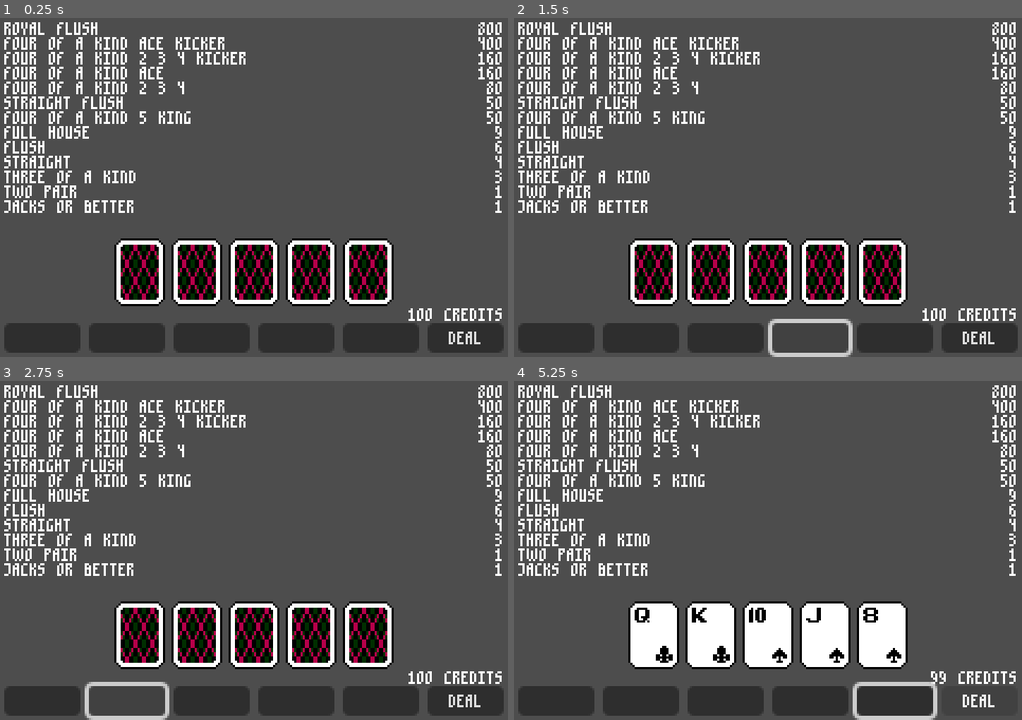
Above: before the commit, frames 1-4 (two rows, left to right).
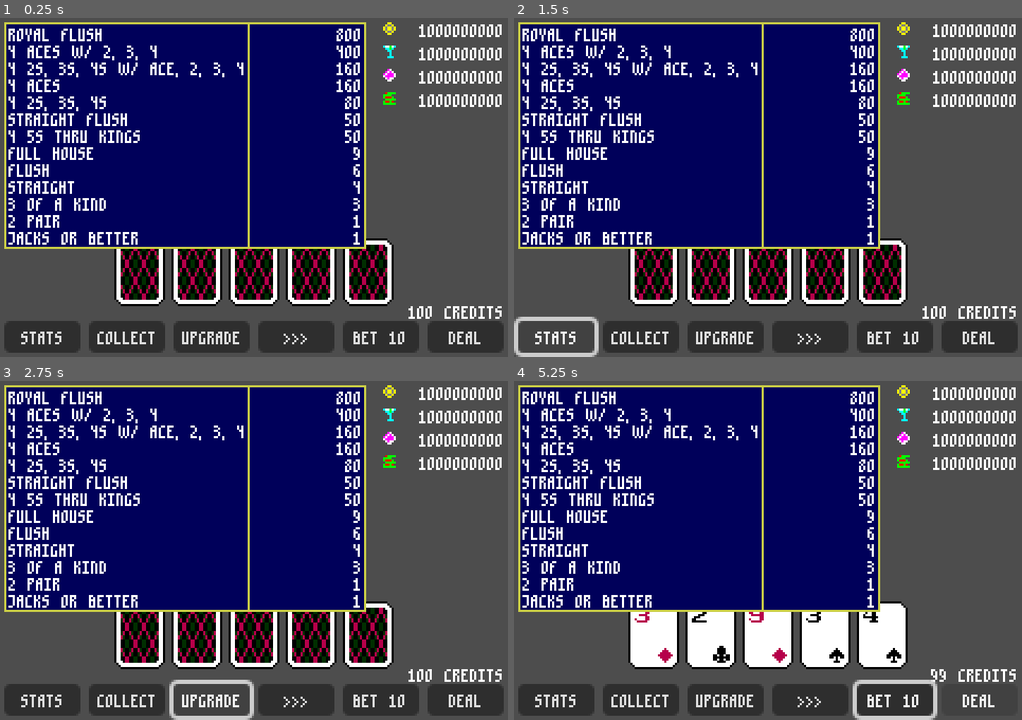
Above: after the commit, the same moments.

Repository: snekky-studios/video_poker_idle
Game: Godot game, scene res://main/main.tscn
The game is run twice, just before and just after one commit, with the same random seed, the same clock (stepped at 60 frames per second) and the same inputs.
Inputs (mouse positions are in pixels of both pictures, inside the frame that each line leads up to; where the layout moved, square brackets give the same spot in the first picture):
- Up to frame 1 (0.25 s): no input
- Up to frame 2 (1.5 s): click (641, 336) [554, 336] at 0.5 s; click (554, 336) [808, 336] at 1.25 s
- Up to frame 3 (2.75 s): click (213, 699) [127, 699] at 2 s
- Up to frame 4 (5.25 s): click (808, 699) [727, 699] at 2.75 s; click (895, 699) at 3.5 s; click "DEAL" at 4.25 s; click "DRAW" at 5 s

The runs differ from the first frame. In frame 1, 50% of the frame differs, in the area x 0-99%, y 1-97%; in frame 2, 51%, in the area x 0-99%, y 1-100%; in frame 3, 51%; in frame 4, 51%.

Commit message:
added currency icons

Diff:
--- a/card/hand.gd
+++ b/card/hand.gd
@@ -24,7 +24,7 @@
 	FLUSH_FIVE
 }
 
-const RankName : Dictionary = {
+const RankName : Dictionary[Rank, String] = {
 	Rank.NONE : "NONE",
 	Rank.HIGH_CARD : "HIGH CARD",
 	Rank.PAIR : "PAIR",
--- a/common/themes/global_theme.tres
+++ b/common/themes/global_theme.tres
@@ -1,15 +1,29 @@
-[gd_resource type="Theme" load_steps=3 format=3 uid="uid://c5rf2f1jsuxci"]
+[gd_resource type="Theme" load_steps=4 format=3 uid="uid://c5rf2f1jsuxci"]
 
 [ext_resource type="FontFile" uid="uid://ddae84fcn4cff" path="res://common/fonts/m3x6.ttf" id="1_6fyk8"]
 
 [sub_resource type="FontVariation" id="FontVariation_6fyk8"]
 base_font = ExtResource("1_6fyk8")
-spacing_top = -5
+spacing_top = -4
 spacing_bottom = -2
+
+[sub_resource type="StyleBoxFlat" id="StyleBoxFlat_6fyk8"]
+content_margin_left = 2.0
+content_margin_top = 2.0
+content_margin_right = 2.0
+content_margin_bottom = 2.0
+bg_color = Color(0, 0, 0.352941, 1)
+border_width_left = 1
+border_width_top = 1
+border_width_right = 1
+border_width_bottom = 1
+border_color = Color(0.796078, 0.811765, 0.27451, 1)
 
 [resource]
 default_font = SubResource("FontVariation_6fyk8")
+Button/fonts/font = SubResource("FontVariation_6fyk8")
 MarginContainer/constants/margin_bottom = 2
 MarginContainer/constants/margin_left = 2
 MarginContainer/constants/margin_right = 2
 MarginContainer/constants/margin_top = 2
+PanelContainer/styles/panel = SubResource("StyleBoxFlat_6fyk8")
--- a/level/level.gd
+++ b/level/level.gd
@@ -44,8 +44,9 @@
 	state = value
 	match(state):
 		State.WAITING_TO_DEAL:
+			pass
+		State.DEALING:
 			data.deck.shuffle()
-		State.DEALING:
 			unhold_hand()
 			ui.pay_table.clear_highlights()
 			deal()
@@ -87,10 +88,8 @@
 func resolve_hand() -> void:
 	var hand_data : Array[CardData] = []
 	for card : Card in hand:
-		print(card._to_string())
 		hand_data.append(card.data)
 	var hand_rank : Hand.Rank = Hand.rank(hand_data)
-	print(Hand.RankName[hand_rank])
 	var payout : int = data.pay_table_data.get_payout(hand_rank)
 	money += payout
 	ui.set_payout_text(payout)
--- /dev/null
+++ b/level/ui/currency_list.tscn
@@ -0,0 +1,92 @@
+[gd_scene load_steps=5 format=3 uid="uid://c58184soyubtg"]
+
+[ext_resource type="Texture2D" uid="uid://rc4s4iqse1df" path="res://level/assets/currency_1.png" id="1_s7prm"]
+[ext_resource type="Texture2D" uid="uid://dt0l7jklpoqpl" path="res://level/assets/currency_2.png" id="2_wolu4"]
+[ext_resource type="Texture2D" uid="uid://cfmqifqjlh7b1" path="res://level/assets/currency_3.png" id="3_ieq27"]
+[ext_resource type="Texture2D" uid="uid://7dsncrej6dr7" path="res://level/assets/currency_4.png" id="4_nlc7c"]
+
+[node name="CurrencyList" type="Control"]
+layout_mode = 3
+anchors_preset = 15
+anchor_right = 1.0
+anchor_bottom = 1.0
+grow_horizontal = 2
+grow_vertical = 2
+
+[node name="MarginContainer" type="MarginContainer" parent="."]
+layout_mode = 1
+anchors_preset = 1
+anchor_left = 1.0
+anchor_right = 1.0
+offset_left = -4.0
+offset_bottom = 4.0
+grow_horizontal = 0
+theme_override_constants/margin_left = 2
+theme_override_constants/margin_top = 2
+theme_override_constants/margin_right = 2
+theme_override_constants/margin_bottom = 2
+
+[node name="VBoxContainer" type="VBoxContainer" parent="MarginContainer"]
+custom_minimum_size = Vector2(64, 0)
+layout_mode = 2
+
+[node name="HBoxContainerCurrency1" type="HBoxContainer" parent="MarginContainer/VBoxContainer"]
+layout_mode = 2
+
+[node name="TextureRect" type="TextureRect" parent="MarginContainer/VBoxContainer/HBoxContainerCurrency1"]
+layout_mode = 2
+size_flags_horizontal = 3
+texture = ExtResource("1_s7prm")
+stretch_mode = 3
+
+[node name="LabelCurrency1" type="Label" parent="MarginContainer/VBoxContainer/HBoxContainerCurrency1"]
+unique_name_in_owner = true
+custom_minimum_size = Vector2(40, 0)
+layout_mode = 2
+text = "1000000000"
+horizontal_alignment = 2
+
+[node name="HBoxContainerCurrency2" type="HBoxContainer" parent="MarginContainer/VBoxContainer"]
+layout_mode = 2
+
+[node name="TextureRect" type="TextureRect" parent="MarginContainer/VBoxContainer/HBoxContainerCurrency2"]
+layout_mode = 2
+size_flags_horizontal = 3
+texture = ExtResource("2_wolu4")
+stretch_mode = 3
+
+[node name="LabelCurrency2" type="Label" parent="MarginContainer/VBoxContainer/HBoxContainerCurrency2"]
+custom_minimum_size = Vector2(40, 0)
+layout_mode = 2
+text = "1000000000"
+horizontal_alignment = 2
+
+[node name="HBoxContainerCurrency3" type="HBoxContainer" parent="MarginContainer/VBoxContainer"]
+layout_mode = 2
+
+[node name="TextureRect" type="TextureRect" parent="MarginContainer/VBoxContainer/HBoxContainerCurrency3"]
+layout_mode = 2
+size_flags_horizontal = 3
+texture = ExtResource("3_ieq27")
+stretch_mode = 3
+
+[node name="LabelCurrency3" type="Label" parent="MarginContainer/VBoxContainer/HBoxContainerCurrency3"]
+custom_minimum_size = Vector2(40, 0)
+layout_mode = 2
+text = "1000000000"
+horizontal_alignment = 2
+
+[node name="HBoxContainerCurrency4" type="HBoxContainer" parent="MarginContainer/VBoxContainer"]
+layout_mode = 2
+
+[node name="TextureRect" type="TextureRect" parent="MarginContainer/VBoxContainer/HBoxContainerCurrency4"]
+layout_mode = 2
+size_flags_horizontal = 3
+texture = ExtResource("4_nlc7c")
+stretch_mode = 3
+
+[node name="LabelCurrency4" type="Label" parent="MarginContainer/VBoxContainer/HBoxContainerCurrency4"]
+custom_minimum_size = Vector2(40, 0)
+layout_mode = 2
+text = "1000000000"
+horizontal_alignment = 2
--- a/level/ui/level_ui.tscn
+++ b/level/ui/level_ui.tscn
@@ -1,7 +1,8 @@
-[gd_scene load_steps=3 format=3 uid="uid://bn2sqocpkdasq"]
+[gd_scene load_steps=4 format=3 uid="uid://bn2sqocpkdasq"]
 
 [ext_resource type="Script" uid="uid://27uppdithiow" path="res://level/ui/level_ui.gd" id="1_jdrio"]
 [ext_resource type="PackedScene" uid="uid://cut4p2vuxvwhs" path="res://pay_table/pay_table.tscn" id="2_b6tlu"]
+[ext_resource type="PackedScene" uid="uid://c58184soyubtg" path="res://level/ui/currency_list.tscn" id="3_t5fwx"]
 
 [node name="LevelUI" type="Control"]
 layout_mode = 3
@@ -18,21 +19,10 @@
 layout_mode = 1
 mouse_filter = 2
 
-[node name="HBoxContainer" type="HBoxContainer" parent="."]
+[node name="CurrencyList" parent="." instance=ExtResource("3_t5fwx")]
 layout_mode = 1
-anchors_preset = 12
-anchor_top = 1.0
-anchor_right = 1.0
-anchor_bottom = 1.0
-grow_horizontal = 2
-grow_vertical = 0
 
-[node name="VBoxContainerDealDrawMoney" type="VBoxContainer" parent="HBoxContainer"]
-custom_minimum_size = Vector2(57, 23)
-layout_mode = 2
-theme_override_constants/separation = 3
-
-[node name="MarginContainer" type="MarginContainer" parent="."]
+[node name="MarginContainerButtons" type="MarginContainer" parent="."]
 layout_mode = 1
 anchors_preset = 12
 anchor_top = 1.0
@@ -42,54 +32,59 @@
 grow_horizontal = 2
 grow_vertical = 0
 
-[node name="VBoxContainer" type="VBoxContainer" parent="MarginContainer"]
+[node name="VBoxContainer" type="VBoxContainer" parent="MarginContainerButtons"]
 layout_mode = 2
 size_flags_horizontal = 3
 theme_override_constants/separation = 1
 
-[node name="HBoxContainerText" type="HBoxContainer" parent="MarginContainer/VBoxContainer"]
+[node name="HBoxContainerText" type="HBoxContainer" parent="MarginContainerButtons/VBoxContainer"]
 layout_mode = 2
 
-[node name="LabelPayout" type="Label" parent="MarginContainer/VBoxContainer/HBoxContainerText"]
+[node name="LabelPayout" type="Label" parent="MarginContainerButtons/VBoxContainer/HBoxContainerText"]
 unique_name_in_owner = true
 layout_mode = 2
 size_flags_horizontal = 3
 
-[node name="LabelMoney" type="Label" parent="MarginContainer/VBoxContainer/HBoxContainerText"]
+[node name="LabelMoney" type="Label" parent="MarginContainerButtons/VBoxContainer/HBoxContainerText"]
 unique_name_in_owner = true
 layout_mode = 2
 size_flags_horizontal = 3
 text = "100000 CREDITS"
 horizontal_alignment = 2
 
-[node name="HBoxContainerButtons" type="HBoxContainer" parent="MarginContainer/VBoxContainer"]
+[node name="HBoxContainerButtons" type="HBoxContainer" parent="MarginContainerButtons/VBoxContainer"]
 layout_mode = 2
 
-[node name="Button0" type="Button" parent="MarginContainer/VBoxContainer/HBoxContainerButtons"]
+[node name="Button3" type="Button" parent="MarginContainerButtons/VBoxContainer/HBoxContainerButtons"]
 layout_mode = 2
 size_flags_horizontal = 3
+text = "STATS"
 
-[node name="Button1" type="Button" parent="MarginContainer/VBoxContainer/HBoxContainerButtons"]
+[node name="Button0" type="Button" parent="MarginContainerButtons/VBoxContainer/HBoxContainerButtons"]
 layout_mode = 2
 size_flags_horizontal = 3
+text = "COLLECT"
 
-[node name="Button2" type="Button" parent="MarginContainer/VBoxContainer/HBoxContainerButtons"]
+[node name="Button1" type="Button" parent="MarginContainerButtons/VBoxContainer/HBoxContainerButtons"]
 layout_mode = 2
 size_flags_horizontal = 3
+text = "UPGRADE"
 
-[node name="Button3" type="Button" parent="MarginContainer/VBoxContainer/HBoxContainerButtons"]
+[node name="Button2" type="Button" parent="MarginContainerButtons/VBoxContainer/HBoxContainerButtons"]
 layout_mode = 2
 size_flags_horizontal = 3
+text = ">>>"
 
-[node name="Button4" type="Button" parent="MarginContainer/VBoxContainer/HBoxContainerButtons"]
+[node name="Button4" type="Button" parent="MarginContainerButtons/VBoxContainer/HBoxContainerButtons"]
 layout_mode = 2
 size_flags_horizontal = 3
+text = "BET 10"
 
-[node name="ButtonDealDraw" type="Button" parent="MarginContainer/VBoxContainer/HBoxContainerButtons"]
+[node name="ButtonDealDraw" type="Button" parent="MarginContainerButtons/VBoxContainer/HBoxContainerButtons"]
 unique_name_in_owner = true
 layout_mode = 2
 size_flags_horizontal = 3
 focus_mode = 0
 text = "DEAL"
 
-[connection signal="pressed" from="MarginContainer/VBoxContainer/HBoxContainerButtons/ButtonDealDraw" to="." method="_on_button_deal_draw_pressed"]
+[connection signal="pressed" from="MarginContainerButtons/VBoxContainer/HBoxContainerButtons/ButtonDealDraw" to="." method="_on_button_deal_draw_pressed"]
--- /dev/null
+++ b/level/ui/upgrade_menu.tscn
@@ -0,0 +1,85 @@
+[gd_scene format=3 uid="uid://d1tjf4slh73pc"]
+
+[node name="UpgradeMenu" type="Control"]
+layout_mode = 3
+anchors_preset = 15
+anchor_right = 1.0
+anchor_bottom = 1.0
+grow_horizontal = 2
+grow_vertical = 2
+
+[node name="MarginContainer" type="MarginContainer" parent="."]
+layout_mode = 1
+anchors_preset = 15
+anchor_right = 1.0
+anchor_bottom = 1.0
+grow_horizontal = 2
+grow_vertical = 2
+
+[node name="HBoxContainer" type="HBoxContainer" parent="MarginContainer"]
+layout_mode = 2
+
+[node name="VBoxContainer" type="VBoxContainer" parent="MarginContainer/HBoxContainer"]
+layout_mode = 2
+size_flags_horizontal = 3
+
+[node name="HBoxContainer" type="HBoxContainer" parent="MarginContainer/HBoxContainer/VBoxContainer"]
+layout_mode = 2
+
+[node name="Label" type="Label" parent="MarginContainer/HBoxContainer/VBoxContainer/HBoxContainer"]
+layout_mode = 2
+size_flags_horizontal = 3
+size_flags_stretch_ratio = 4.0
+text = "STATISTICS"
+
+[node name="PanelContainer" type="PanelContainer" parent="MarginContainer/HBoxContainer/VBoxContainer/HBoxContainer"]
+layout_mode = 2
+
+[node name="HBoxContainer" type="HBoxContainer" parent="MarginContainer/HBoxContainer/VBoxContainer/HBoxContainer/PanelContainer"]
+layout_mode = 2
+
+[node name="ButtonBuy" type="Button" parent="MarginContainer/HBoxContainer/VBoxContainer/HBoxContainer/PanelContainer/HBoxContainer"]
+layout_mode = 2
+text = "BUY"
+
+[node name="Label" type="Label" parent="MarginContainer/HBoxContainer/VBoxContainer/HBoxContainer/PanelContainer/HBoxContainer"]
+layout_mode = 2
+text = "100"
+
+[node name="PanelContainer2" type="PanelContainer" parent="MarginContainer/HBoxContainer/VBoxContainer/HBoxContainer"]
+layout_mode = 2
+
+[node name="HBoxContainer" type="HBoxContainer" parent="MarginContainer/HBoxContainer/VBoxContainer/HBoxContainer/PanelContainer2"]
+layout_mode = 2
+
+[node name="ButtonUpgrade" type="Button" parent="MarginContainer/HBoxContainer/VBoxContainer/HBoxContainer/PanelContainer2/HBoxContainer"]
+layout_mode = 2
+text = "UPGRADE"
+
+[node name="Label" type="Label" parent="MarginContainer/HBoxContainer/VBoxContainer/HBoxContainer/PanelContainer2/HBoxContainer"]
+layout_mode = 2
+text = "100"
+
+[node name="Button2" type="Button" parent="MarginContainer/HBoxContainer/VBoxContainer"]
+layout_mode = 2
+text = "PASSIVE INCOME"
+
+[node name="Button3" type="Button" parent="MarginContainer/HBoxContainer/VBoxContainer"]
+layout_mode = 2
+text = "PASSIVE INCOME"
+
+[node name="Button4" type="Button" parent="MarginContainer/HBoxContainer/VBoxContainer"]
+layout_mode = 2
+text = "PASSIVE INCOME"
+
+[node name="Button5" type="Button" parent="MarginContainer/HBoxContainer/VBoxContainer"]
+layout_mode = 2
+text = "PASSIVE INCOME"
+
+[node name="Button6" type="Button" parent="MarginContainer/HBoxContainer/VBoxContainer"]
+layout_mode = 2
+text = "PASSIVE INCOME"
+
+[node name="VBoxContainer2" type="VBoxContainer" parent="MarginContainer/HBoxContainer"]
+layout_mode = 2
+size_flags_horizontal = 3
--- a/pay_table/pay_table.gd
+++ b/pay_table/pay_table.gd
@@ -13,6 +13,13 @@
 func _ready() -> void:
 	vbox_container_hands = %VBoxContainerHands
 	vbox_container_payouts = %VBoxContainerPayouts
+
+	# delete dummy labels used for development/debugging
+	for child : Label in vbox_container_hands.get_children():
+		child.queue_free()
+	for child : Label in vbox_container_payouts.get_children():
+		child.queue_free()
+
 	return
 
 func _set_data(value : PayTableData) -> void:
@@ -35,7 +42,8 @@
 func add_entry(pay_table_entry : PayTableEntry) -> void:
 	var label_hand : Label = Label.new()
 	var label_payout : Label = Label.new()
-	label_hand.text = Hand.RankName[pay_table_entry.hand_rank]
+	#label_hand.text = Hand.RankName[pay_table_entry.hand_rank]
+	label_hand.text = data.get_hand_rank_name(pay_table_entry.hand_rank)
 	label_payout.text = str(pay_table_entry.payout)
 	label_payout.horizontal_alignment = HORIZONTAL_ALIGNMENT_RIGHT
 	labels_hands.append(label_hand)
--- a/pay_table/pay_table.tscn
+++ b/pay_table/pay_table.tscn
@@ -13,26 +13,149 @@
 
 [node name="MarginContainer" type="MarginContainer" parent="."]
 layout_mode = 1
-anchors_preset = 15
-anchor_right = 1.0
-anchor_bottom = 1.0
-grow_horizontal = 2
-grow_vertical = 2
+offset_right = 172.0
+offset_bottom = 94.0
 
 [node name="HBoxContainer" type="HBoxContainer" parent="MarginContainer"]
 layout_mode = 2
+theme_override_constants/separation = -1
 
-[node name="VBoxContainerHands" type="VBoxContainer" parent="MarginContainer/HBoxContainer"]
+[node name="PanelContainerHands" type="PanelContainer" parent="MarginContainer/HBoxContainer"]
+custom_minimum_size = Vector2(116, 0)
+layout_mode = 2
+
+[node name="VBoxContainerHands" type="VBoxContainer" parent="MarginContainer/HBoxContainer/PanelContainerHands"]
 unique_name_in_owner = true
 layout_mode = 2
 size_flags_horizontal = 3
 size_flags_vertical = 0
 theme_override_constants/separation = 1
 
-[node name="VBoxContainerPayouts" type="VBoxContainer" parent="MarginContainer/HBoxContainer"]
+[node name="Label0" type="Label" parent="MarginContainer/HBoxContainer/PanelContainerHands/VBoxContainerHands"]
+layout_mode = 2
+text = "4 2S, 3S, 4S W/ ACE, 2, 3, 4"
+
+[node name="Label1" type="Label" parent="MarginContainer/HBoxContainer/PanelContainerHands/VBoxContainerHands"]
+layout_mode = 2
+text = "HAND 2"
+
+[node name="Label2" type="Label" parent="MarginContainer/HBoxContainer/PanelContainerHands/VBoxContainerHands"]
+layout_mode = 2
+text = "HAND 3"
+
+[node name="Label3" type="Label" parent="MarginContainer/HBoxContainer/PanelContainerHands/VBoxContainerHands"]
+layout_mode = 2
+text = "HAND 4"
+
+[node name="Label4" type="Label" parent="MarginContainer/HBoxContainer/PanelContainerHands/VBoxContainerHands"]
+layout_mode = 2
+text = "HAND 5"
+
+[node name="Label5" type="Label" parent="MarginContainer/HBoxContainer/PanelContainerHands/VBoxContainerHands"]
+layout_mode = 2
+text = "HAND 6"
+
+[node name="Label6" type="Label" parent="MarginContainer/HBoxContainer/PanelContainerHands/VBoxContainerHands"]
+layout_mode = 2
+text = "HAND 7"
+
+[node name="Label7" type="Label" parent="MarginContainer/HBoxContainer/PanelContainerHands/VBoxContainerHands"]
+layout_mode = 2
+text = "HAND 8"
+
+[node name="Label8" type="Label" parent="MarginContainer/HBoxContainer/PanelContainerHands/VBoxContainerHands"]
+layout_mode = 2
+text = "HAND 9"
+
+[node name="Label9" type="Label" parent="MarginContainer/HBoxContainer/PanelContainerHands/VBoxContainerHands"]
+layout_mode = 2
+text = "HAND 10"
+
+[node name="Label10" type="Label" parent="MarginContainer/HBoxContainer/PanelContainerHands/VBoxContainerHands"]
+layout_mode = 2
+text = "HAND 11"
+
+[node name="Label11" type="Label" parent="MarginContainer/HBoxContainer/PanelContainerHands/VBoxContainerHands"]
+layout_mode = 2
+text = "HAND 12"
+
+[node name="Label12" type="Label" parent="MarginContainer/HBoxContainer/PanelContainerHands/VBoxContainerHands"]
+layout_mode = 2
+text = "HAND 13"
+
+[node name="PanelContainerPayouts" type="PanelContainer" parent="MarginContainer/HBoxContainer"]
+custom_minimum_size = Vector2(56, 0)
+layout_mode = 2
+
+[node name="VBoxContainerPayouts" type="VBoxContainer" parent="MarginContainer/HBoxContainer/PanelContainerPayouts"]
 unique_name_in_owner = true
 layout_mode = 2
 size_flags_horizontal = 3
 size_flags_vertical = 0
 theme_override_constants/separation = 1
 alignment = 2
+
+[node name="Label0" type="Label" parent="MarginContainer/HBoxContainer/PanelContainerPayouts/VBoxContainerPayouts"]
+layout_mode = 2
+text = "1000000000000"
+horizontal_alignment = 2
+
+[node name="Label1" type="Label" parent="MarginContainer/HBoxContainer/PanelContainerPayouts/VBoxContainerPayouts"]
+layout_mode = 2
+text = "100000000000"
+horizontal_alignment = 2
+
+[node name="Label2" type="Label" parent="MarginContainer/HBoxContainer/PanelContainerPayouts/VBoxContainerPayouts"]
+layout_mode = 2
+text = "10000000000"
+horizontal_alignment = 2
+
+[node name="Label3" type="Label" parent="MarginContainer/HBoxContainer/PanelContainerPayouts/VBoxContainerPayouts"]
+layout_mode = 2
+text = "1000000000"
+horizontal_alignment = 2
+
+[node name="Label4" type="Label" parent="MarginContainer/HBoxContainer/PanelContainerPayouts/VBoxContainerPayouts"]
+layout_mode = 2
+text = "100000000"
+horizontal_alignment = 2
+
+[node name="Label5" type="Label" parent="MarginContainer/HBoxContainer/PanelContainerPayouts/VBoxContainerPayouts"]
+layout_mode = 2
+text = "10000000"
+horizontal_alignment = 2
+
+[node name="Label6" type="Label" parent="MarginContainer/HBoxContainer/PanelContainerPayouts/VBoxContainerPayouts"]
+layout_mode = 2
+text = "1000000"
+horizontal_alignment = 2
+
+[node name="Label7" type="Label" parent="MarginContainer/HBoxContainer/PanelContainerPayouts/VBoxContainerPayouts"]
+layout_mode = 2
+text = "100000"
+horizontal_alignment = 2
+
+[node name="Label8" type="Label" parent="MarginContainer/HBoxContainer/PanelContainerPayouts/VBoxContainerPayouts"]
+layout_mode = 2
+text = "10000"
+horizontal_alignment = 2
+
+[node name="Label9" type="Label" parent="MarginContainer/HBoxContainer/PanelContainerPayouts/VBoxContainerPayouts"]
+layout_mode = 2
+text = "1000"
+horizontal_alignment = 2
+
+[node name="Label10" type="Label" parent="MarginContainer/HBoxContainer/PanelContainerPayouts/VBoxContainerPayouts"]
+layout_mode = 2
+text = "100"
+horizontal_alignment = 2
+
+[node name="Label11" type="Label" parent="MarginContainer/HBoxContainer/PanelContainerPayouts/VBoxContainerPayouts"]
+layout_mode = 2
+text = "10"
+horizontal_alignment = 2
+
+[node name="Label12" type="Label" parent="MarginContainer/HBoxContainer/PanelContainerPayouts/VBoxContainerPayouts"]
+layout_mode = 2
+text = "1"
+horizontal_alignment = 2
--- a/pay_table/pay_table_data.gd
+++ b/pay_table/pay_table_data.gd
@@ -1,5 +1,28 @@
 class_name PayTableData
 extends Resource
+
+const HAND_RANK_NAMES : Dictionary[Hand.Rank, String] = {
+	Hand.Rank.NONE : "NONE",
+	Hand.Rank.HIGH_CARD : "HIGH CARD",
+	Hand.Rank.PAIR : "PAIR",
+	Hand.Rank.JACKS_OR_BETTER : "JACKS OR BETTER",
+	Hand.Rank.TWO_PAIR : "2 PAIR",
+	Hand.Rank.THREE_OF_A_KIND : "3 OF A KIND",
+	Hand.Rank.STRAIGHT : "STRAIGHT",
+	Hand.Rank.FLUSH : "FLUSH",
+	Hand.Rank.FULL_HOUSE : "FULL HOUSE",
+	Hand.Rank.FOUR_OF_A_KIND : "4 OF A KIND",
+	Hand.Rank.FOUR_OF_A_KIND_5_KING : "4 5S THRU KINGS",
+	Hand.Rank.FOUR_OF_A_KIND_2_3_4 : "4 2S, 3S, 4S",
+	Hand.Rank.FOUR_OF_A_KIND_ACE : "4 ACES",
+	Hand.Rank.FOUR_OF_A_KIND_2_3_4_KICKER : "4 2S, 3S, 4S W/ ACE, 2, 3, 4",
+	Hand.Rank.FOUR_OF_A_KIND_ACE_KICKER : "4 ACES W/ 2, 3, 4",
+	Hand.Rank.STRAIGHT_FLUSH : "STRAIGHT FLUSH",
+	Hand.Rank.ROYAL_FLUSH : "ROYAL FLUSH",
+	Hand.Rank.FIVE_OF_A_KIND : "5 OF A KIND",
+	Hand.Rank.FLUSH_HOUSE : "FLUSH HOUSE",
+	Hand.Rank.FLUSH_FIVE : "FLUSH 5"
+}
 
 @export var entries : Array[PayTableEntry] = []
 var has_four_of_a_kind : bool = false
@@ -41,6 +64,9 @@
 			return entry.payout
 	return 0
 
+func get_hand_rank_name(hand_rank : Hand.Rank) -> String:
+	return HAND_RANK_NAMES[hand_rank]
+
 func _to_string() -> String:
 	var output : String = ""
 	for entry : PayTableEntry in entries:
Binary file added: level/assets/currency_1.aseprite
Binary file added: level/assets/currency_1.png
Not shown, added: level/assets/currency_1.png.import
Binary file added: level/assets/currency_2.aseprite
Binary file added: level/assets/currency_2.png
Not shown, added: level/assets/currency_2.png.import
Binary file added: level/assets/currency_3.aseprite
Binary file added: level/assets/currency_3.png
Not shown, added: level/assets/currency_3.png.import
Binary file added: level/assets/currency_4.aseprite
Binary file added: level/assets/currency_4.png
Not shown, added: level/assets/currency_4.png.import
